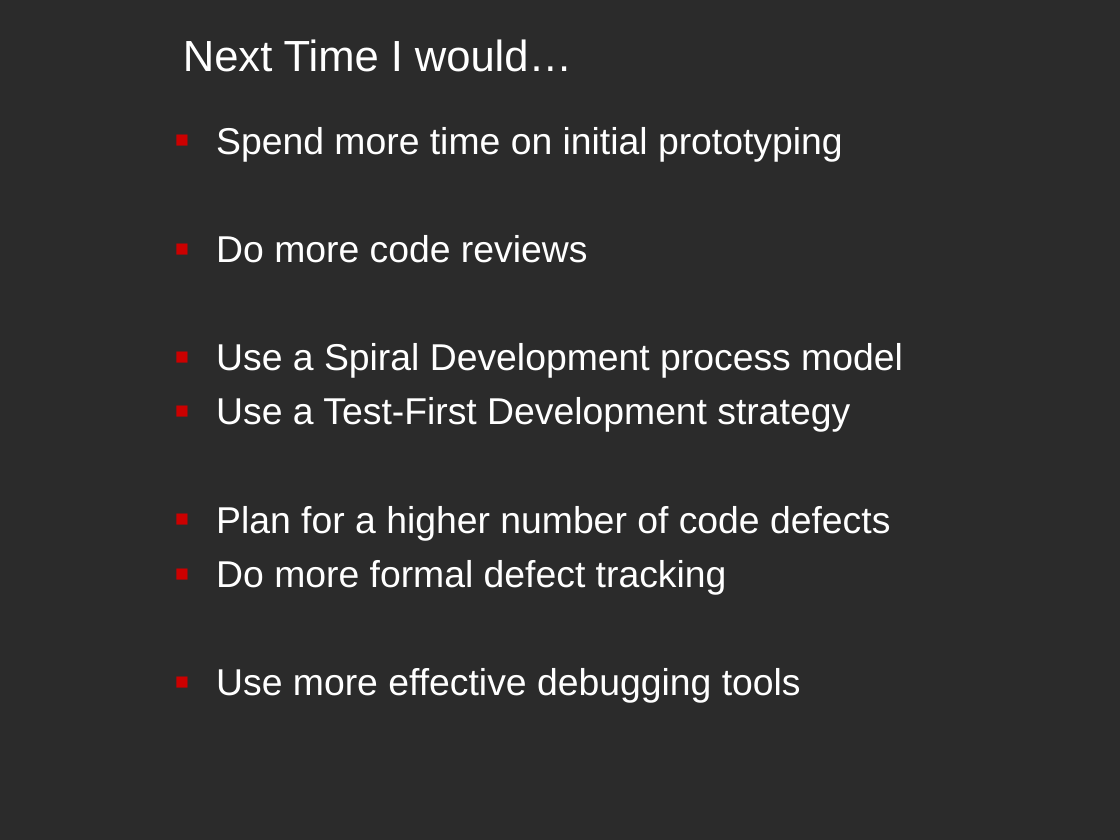
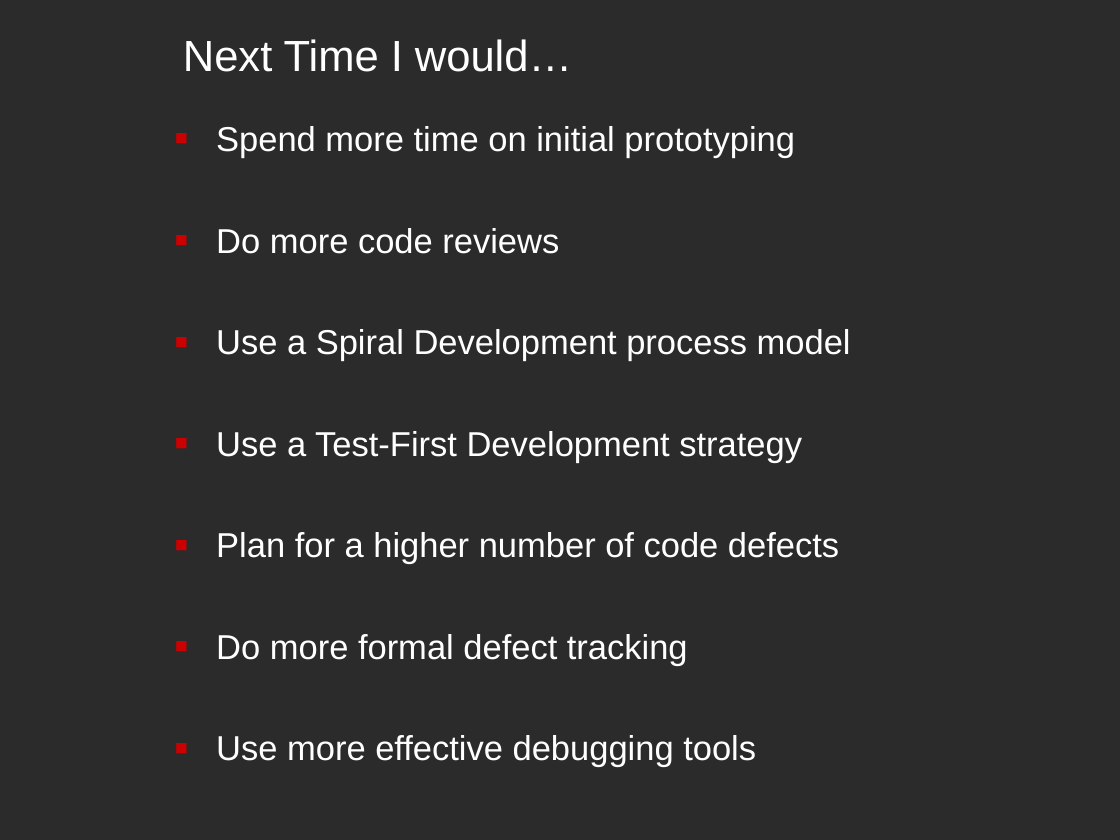
Before and after one commit to cchirag/easyx10, a slide deck: slide 30 of docs/HW/EasyX10 Project - CS673 - Fall 2008 v1.ppt (slide 31 before the commit). Drawn at 1120x840 pixels with LibreOffice and Linux fonts; fonts in the diff are those of the drawing; background and template pictures are left out; a plain dark background stands for a picture behind light text. Boxes give left, top, right and bottom in pixels: in the first picture for what was removed or moved away, otherwise in the second. Text is boxed around its words. In the diff, an @@ line names an element or a change of style, - is before the commit and + after.

Commit message:
Update after the Sunday meeting review.

```diff
--- a/docs/HW/EasyX10 Project - CS673 - Fall 2008 v1.ppt
+++ b/docs/HW/EasyX10 Project - CS673 - Fall 2008 v1.ppt
@@ text "Spend more time on initial ..." at [216, 126, 851, 767]: size 24 to 22.2 pt @@
```
Also in this commit, not shown: 4 other slides changed, 1 slide added.
